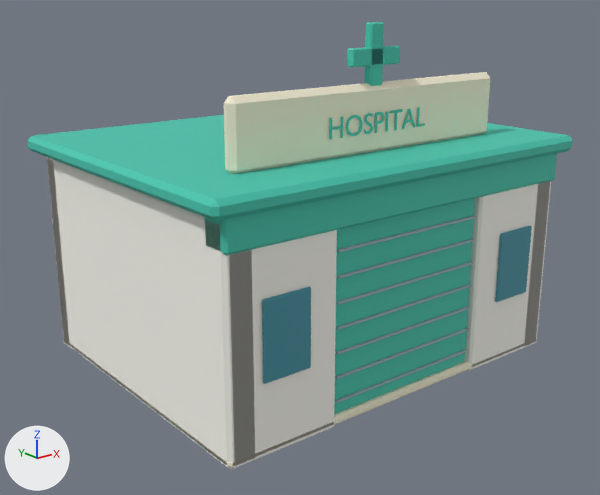
Renders of the glTF model models/hospital-station.glb from each side of a commit.
One viewpoint serves both versions: a camera (50 mm lens) standing at (-9.03, -11.28, 6.41) and looking at (-0.19, -0.23, 1.99). The axes (+X, +Y, +Z) are drawn at lower left. The lights are the same throughout. The picture after the commit comes second. Where no turn or scale is listed for an object, it has been applied to the vertices. Vertices at exactly the same position are counted once.

Names of what the first picture shows: 'Building', 'Shutter'.
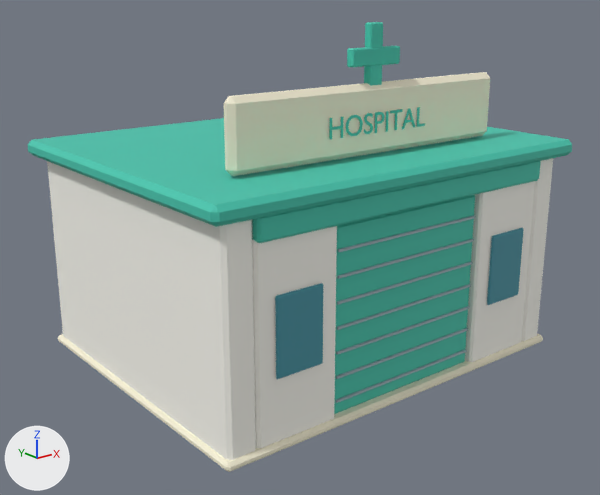
Boxes [x1, y1, x2, y2] around the edits, measured in the pictures (600 x 495 px; the box of a moved part takes in the faces that stretch with it):
'Building', reshaped: before [27, 22, 573, 469]; after [28, 22, 572, 472]
part 1 of me_cube_042, moved or reshaped: before [63, 338, 537, 467]; after [58, 334, 543, 472]
part 2 of me_cube_042, moved or reshaped (not visible afterwards): before [47, 157, 73, 349]
part 3 of me_cube_042, moved or reshaped: before [262, 287, 311, 384]; after [275, 283, 323, 379]
part 4 of me_cube_042, moved or reshaped: before [495, 225, 532, 302]; after [487, 228, 524, 305]
part 5 of me_cube_042, moved or reshaped: before [205, 154, 557, 255]; after [252, 161, 541, 243]
part 6 of me_cube_042, moved or reshaped: before [27, 115, 573, 221]; after [28, 118, 572, 227]
part 7 of me_cube_042, moved or reshaped: before [229, 230, 337, 469]; after [252, 226, 337, 448]
part 8 of me_cube_042, moved or reshaped: before [471, 181, 550, 370]; after [472, 181, 535, 362]

The change in detail:
me_cube_042 has 926 vertices, 1780 faces and spans x -3.75..3.75, y -3.0..3.0, z 0.0..5.9.
me_cube_042 is used by ob_building; location (0.0, 0.0, 0.0).
Before the commit, vertices of me_cube_042: 120 (-3.41, -2.76, 0.0) at pixel (233, 468), 121 (-3.41, -2.8, 0.04) at pixel (234, 467), 122 (-3.45, -2.76, 0.04) at pixel (230, 467), 123 (-3.41, -2.8, 3.56), 124 (-3.41, -2.76, 3.6).
Before the commit, vertices of me_cube_042: 125 (-3.45, -2.76, 3.56), 126 (-3.41, -2.44, 0.0), 127 (-3.45, -2.44, 0.04), 128 (-3.41, -2.4, 0.04), 129 (-3.41, -2.44, 3.6).
Before the commit, vertices of me_cube_042: 130 (-3.41, -2.4, 3.56), 131 (-3.45, -2.44, 3.56).
Before the commit, vertices of me_cube_042: 156 (3.41, -2.76, 0.0) at pixel (533, 343), 157 (3.45, -2.76, 0.04) at pixel (535, 341), 158 (3.41, -2.8, 0.04) at pixel (535, 342), 159 (3.41, -2.76, 3.6), 160 (3.41, -2.8, 3.56).
Before the commit, vertices of me_cube_042: 161 (3.45, -2.76, 3.56), 162 (3.41, -2.44, 0.0), 163 (3.41, -2.4, 0.04), 164 (3.45, -2.44, 0.04), 165 (3.41, -2.44, 3.6).
Before the commit, vertices of me_cube_042: 166 (3.45, -2.44, 3.56), 167 (3.41, -2.4, 3.56).
me_cube_042 part 1: the loose piece of 24 vertices spanning x -3.5..3.5, y -2.8..2.8, z 0.02..0.18 is scaled about its middle by (1.02, 1.03, 1).
me_cube_042 part 2: the loose piece of 24 vertices spanning x -3.5..3.5, y 2.42..2.77, z 0.0..3.6 is scaled about its middle by (0.856, 1, 1).
me_cube_042 part 3: the loose piece of 16 vertices spanning x -2.92..-2.08, y -2.86..-2.8, z 1.17..2.42 is moved by (0.22, 0.0, 0.0).
me_cube_042 part 4: the loose piece of 16 vertices spanning x 2.08..2.92, y -2.86..-2.8, z 1.17..2.42 is moved by (-0.22, 0.0, 0.0).
me_cube_042 part 5: the loose piece of 24 vertices spanning x -3.5..3.5, y -2.85..-2.35, z 3.15..3.75 is scaled about its middle by (0.856, 1.13, 0.599), then moved by (0.0, 0.0, -0.04).
me_cube_042 part 6: the loose piece of 24 vertices spanning x -3.75..3.75, y -3.0..3.0, z 3.66..3.94 is moved by (0.0, 0.0, -0.07).
Part 7, on me_cube_042:
Vertices 120 to 131 of me_cube_042 move by (0.45, 0.0, 0.0).
Part 8, on me_cube_042:
Vertices 156 to 167 of me_cube_042 move by (-0.45, 0.0, 0.0).
